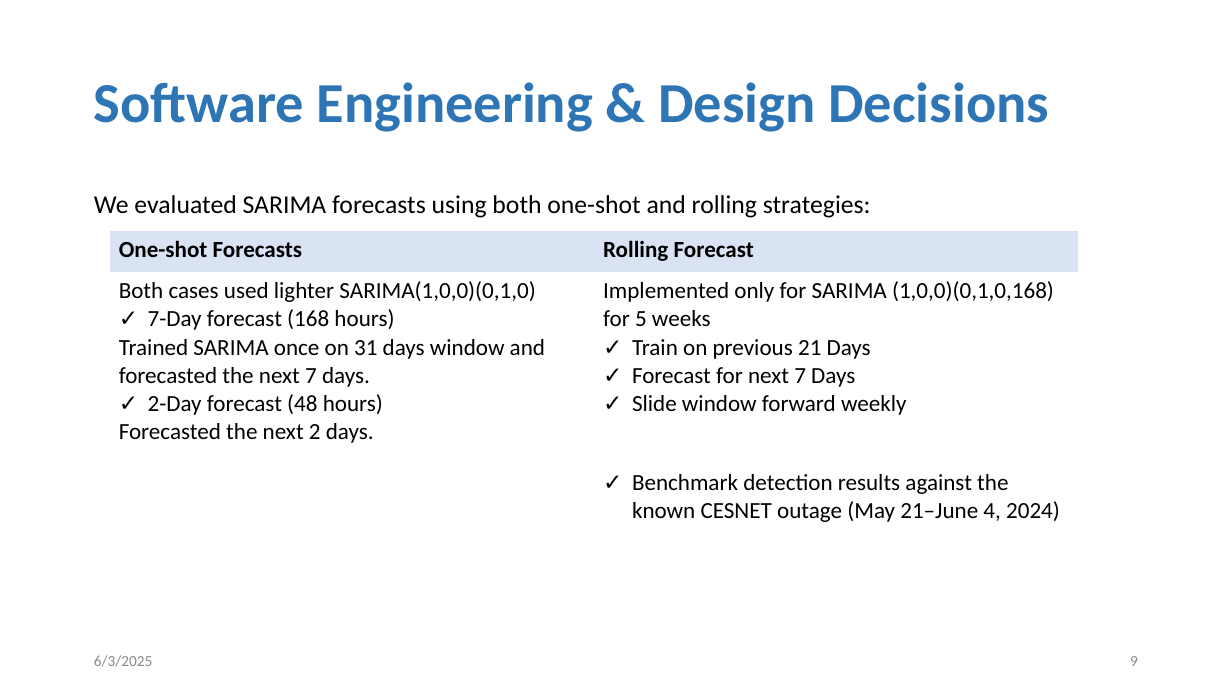
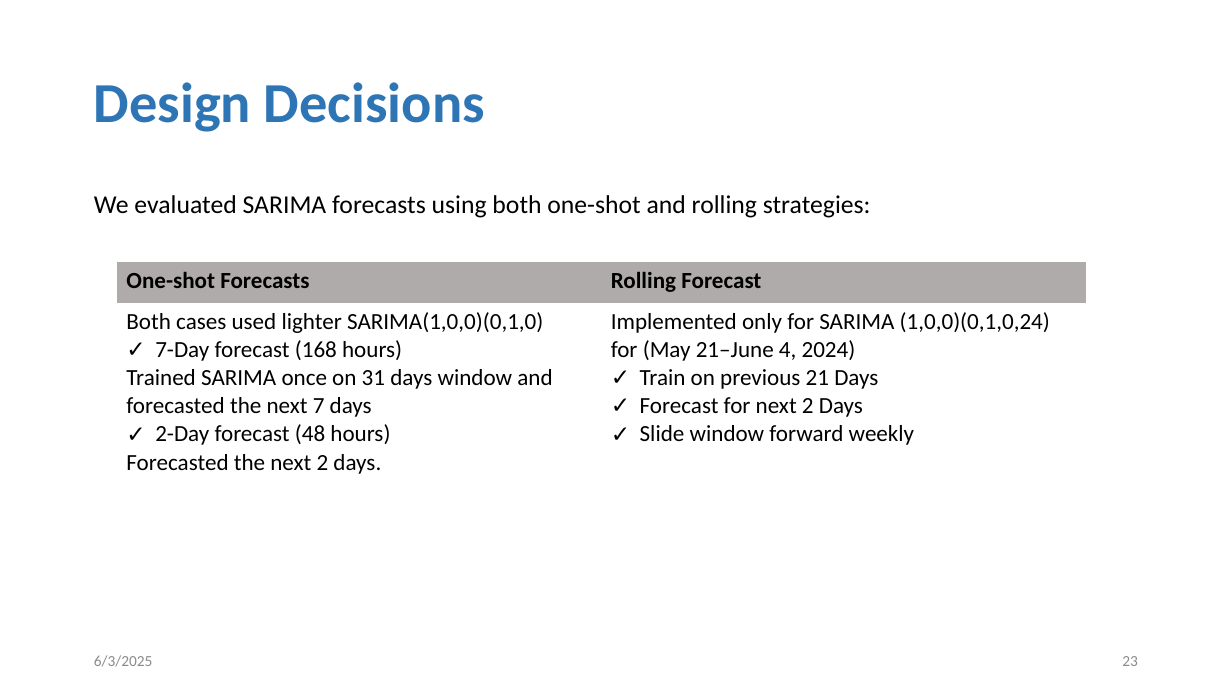
Before and after one commit to tanjilaahmed2/cesnet-anomaly-detection, a slide deck: slide 23 of LBNL Panel Interview_Tanjila.pptm (slide 9 before the commit). Drawn at 1232x693 pixels with LibreOffice and Linux fonts; fonts in the diff are those of the drawing. Boxes give left, top, right and bottom in pixels: in the first picture for what was removed or moved away, otherwise in the second. Text is boxed around its words. In the diff, an @@ line names an element or a change of style, - is before the commit and + after.

```diff
--- a/LBNL Panel Interview_Tanjila.pptm
+++ b/LBNL Panel Interview_Tanjila.pptm
@@ title at box(94, 82, 485, 132): text changed @@
-Software Engineering & Design Decisions
+Design Decisions
@@ table at box(117, 262, 1086, 494) @@
-row 2: Both cases used lighter SARIMA(1,0,0)(0,1,0) / 7-Day forecast (168 hours) / Trained SARIMA once on 31 days window and forecasted the next 7 days. / 2-Day forecast (48 hours) / Forecasted the next 2 days. | Implemented only for SARIMA (1,0,0)(0,1,0,168) for 5 weeks / Train on previous 21 Days / Forecast for next 7 Days / Slide window forward weekly
-row 3:  | Benchmark detection results against the known CESNET outage (May 21–June 4, 2024)
+row 2: Both cases used lighter SARIMA(1,0,0)(0,1,0) / 7-Day forecast (168 hours) / Trained SARIMA once on 31 days window and forecasted the next 7 days / 2-Day forecast (48 hours) / Forecasted the next 2 days. | Implemented only for SARIMA (1,0,0)(0,1,0,24) for (May 21–June 4, 2024) / Train on previous 21 Days / Forecast for next 2 Days / Slide window forward weekly
@@ table: place and size @@
-table at box(110, 231, 1079, 555)
+table at box(117, 262, 1086, 494)
@@ page number at box(1122, 656, 1138, 666): text changed @@
-9
+23
```
Also in this commit, not shown: 11 other slides changed, 1 slide removed.
